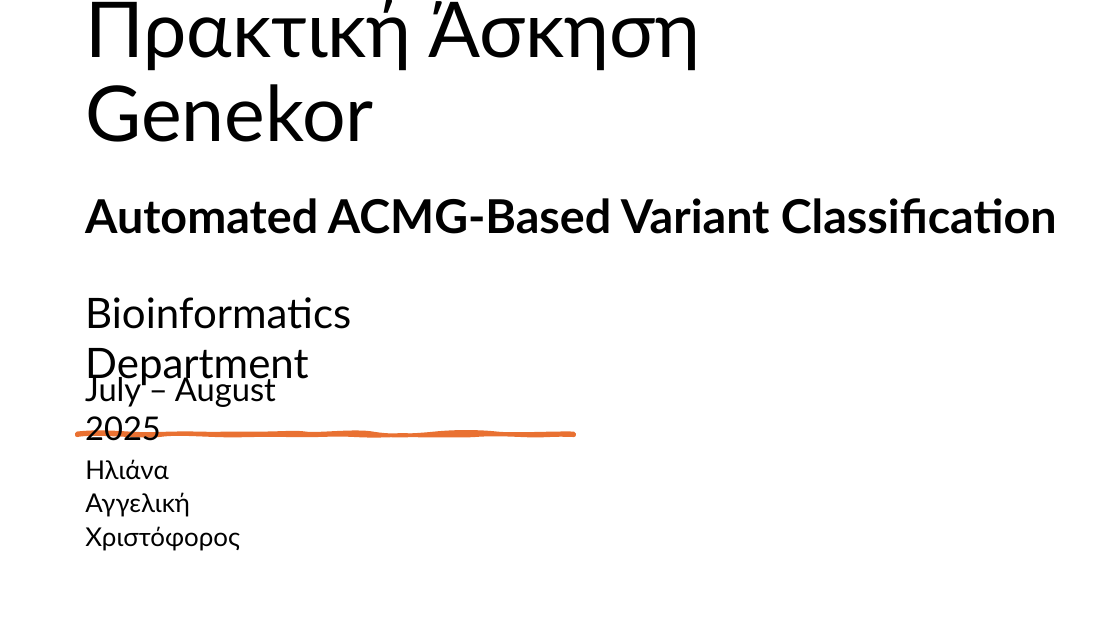
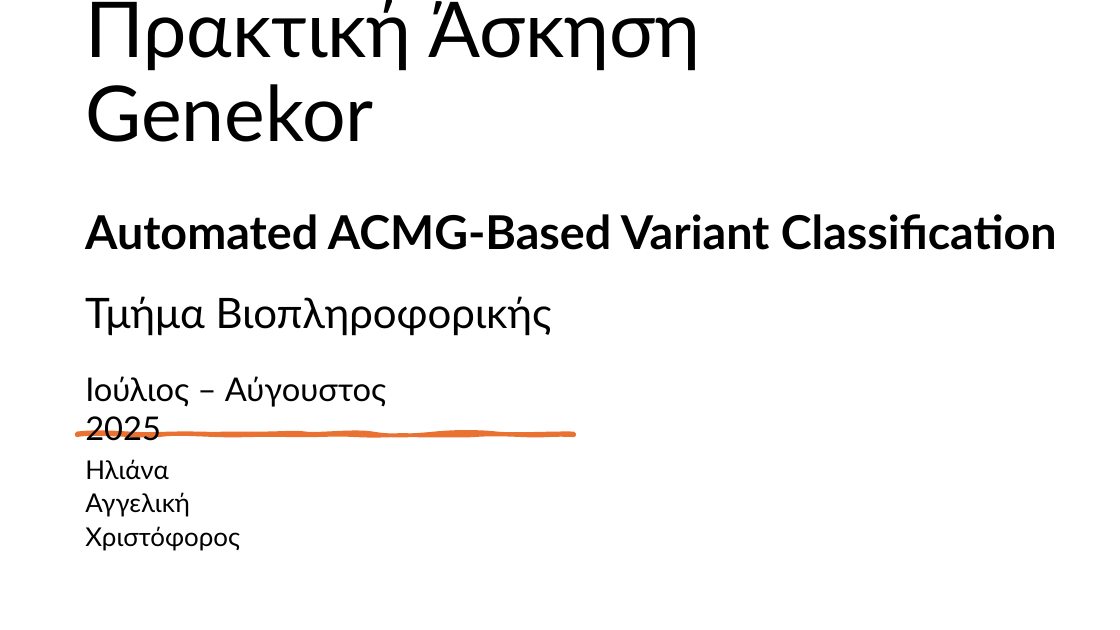
Before and after one commit to iliaanaa/genekor, a slide deck: slide 1 of genekor.pptx. Drawn at 1120x630 pixels with LibreOffice and Linux fonts; fonts in the diff are those of the drawing. Boxes give left, top, right and bottom in pixels: in the first picture for what was removed or moved away, otherwise in the second. Text is boxed around its words. In the diff, an @@ line names an element or a change of style, - is before the commit and + after.

Commit message:
last

```diff
--- a/genekor.pptx
+++ b/genekor.pptx
@@ text "Automated ACMG-Based Variant Classification": place and size @@
-text "Automated ACMG-Based Variant Classification" at <box>85,198,1057,234</box>
+text "Automated ACMG-Based Variant Classification" at <box>85,214,1057,250</box>
@@ text at <box>85,296,552,336</box>: text changed @@
-Bioinformatics Department
+Τμήμα Βιοπληροφορικής
@@ text at <box>85,376,386,441</box>: text changed @@
-July – August 2025
+Ιούλιος – Αύγουστος 2025
```
